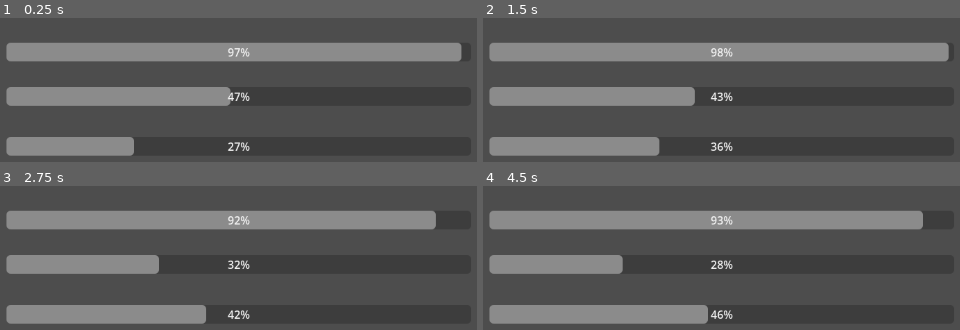
Above: before the commit, frames 1-4 (two rows, left to right).
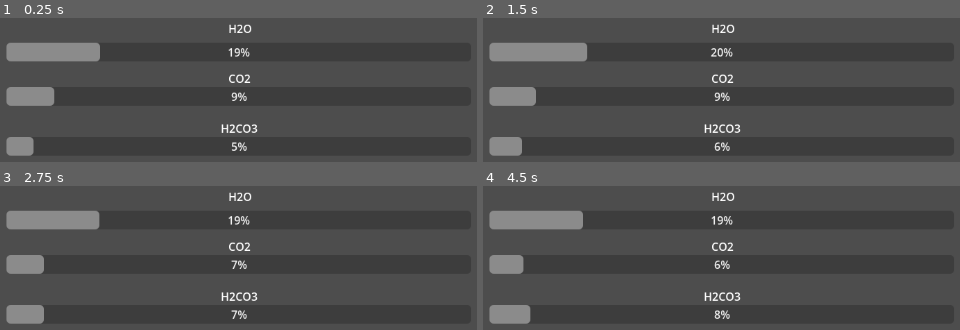
Above: after the commit, the same moments.

Repository: Maplefin444/SCH4UPEquilibrium
Game: Godot game, scene res://Equilibrium Simulator/equilibrium_sim.tscn
Same seed, same stepped clock (60 frames per second), same inputs: the game is played once before the commit and once after it. The project has no main scene, so this scene is started directly.
Inputs:
- Up to frame 1 (0.25 s): no input
- Up to frame 2 (1.5 s): tap Enter at 0.5 s; hold H (KEY_H) 0.53-1.28 s; tap J (KEY_J) at 1.35 s
- Up to frame 3 (2.75 s): hold M (KEY_M) from 2.03 s (still down)
- Up to frame 4 (4.5 s): tap Space at 2.75 s; release M (KEY_M) at 2.78 s; tap N (KEY_N) at 2.85 s; hold H (KEY_H) 3.53-4.28 s; tap Enter at 4.25 s; tap J (KEY_J) at 4.35 s

The runs differ from the first frame. In frame 1, 19% of the frame differs, in the area x 6-97%, y 4-96%; in frame 2, 19%, in the area x 7-98%, y 4-96%; in frame 3, 18%; in frame 4, 18%.

Commit message:
Add labels + edit constants

Diff:
--- a/Equilibrium Simulator/equilibrium_sim.gd
+++ b/Equilibrium Simulator/equilibrium_sim.gd
@@ -12,15 +12,11 @@
 const initial_H2CO3 = 0.5
 
 # this value is the base rate constant
-const reverse_rate_constant = 0.05
+const reverse_rate_constant = 0.03
 # equilibrium const, is used to find other rate constant
 const equilibrium_const = 2
 # other rate constant, calculated from the other rate constant, using k_f/k_r = k_c
 const forward_rate_constant = reverse_rate_constant * equilibrium_const
-
-
-
-
 
 func _process(delta):
 	# literally rate laws
@@ -35,10 +31,15 @@
 	H2O_concentration = max(0, H2O_concentration)
 	CO2_concentration = max(0, CO2_concentration)
 	H2CO3_concentration = max(0, H2CO3_concentration)
-	# adjust values to fit in bar,
-	h2o_bar.value = H2O_concentration * 50
-	co2_bar.value = CO2_concentration * 50
-	h2co3_bar.value = H2CO3_concentration * 50
+
+	# make sure concentration doesn't overflow bar
+	H2O_concentration = min(10.0,H2O_concentration)
+	CO2_concentration = min(10.0, CO2_concentration)
+	H2CO3_concentration = min(10.0,H2CO3_concentration)
+	# adjust values to fit in bar
+	h2o_bar.value = H2O_concentration * 10
+	co2_bar.value = CO2_concentration * 10
+	h2co3_bar.value = H2CO3_concentration * 10
 
 func _ready():
 	H2O_concentration = initial_H2O
--- a/Equilibrium Simulator/equilibrium_sim.tscn
+++ b/Equilibrium Simulator/equilibrium_sim.tscn
@@ -4,6 +4,13 @@
 
 [node name="EquilibriumSim" type="Node2D"]
 script = ExtResource("1_ndg5v")
+
+[node name="Text1" type="RichTextLabel" parent="."]
+offset_left = 560.0
+offset_top = 96.0
+offset_right = 600.0
+offset_bottom = 120.0
+text = "H2O"
 
 [node name="H2O" type="ProgressBar" parent="."]
 offset_left = 240.0
@@ -12,12 +19,26 @@
 offset_bottom = 155.0
 metadata/_edit_use_anchors_ = true
 
+[node name="Text2" type="RichTextLabel" parent="."]
+offset_left = 560.0
+offset_top = 168.0
+offset_right = 600.0
+offset_bottom = 192.0
+text = "CO2"
+
 [node name="CO2" type="ProgressBar" parent="."]
 offset_left = 240.0
 offset_top = 192.0
 offset_right = 910.0
 offset_bottom = 219.0
 
+[node name="Text3" type="RichTextLabel" parent="."]
+offset_left = 549.0
+offset_top = 240.0
+offset_right = 613.0
+offset_bottom = 264.0
+text = "H2CO3"
+
 [node name="H2CO3" type="ProgressBar" parent="."]
 offset_left = 240.0
 offset_top = 264.0
--- a/project.godot
+++ b/project.godot
@@ -13,6 +13,10 @@
 config/name="SCH4UPEquilibrium"
 config/features=PackedStringArray("4.1", "Forward Plus")
 config/icon="res://icon.svg"
+
+[display]
+
+window/size/resizable=false
 
 [input]
 
